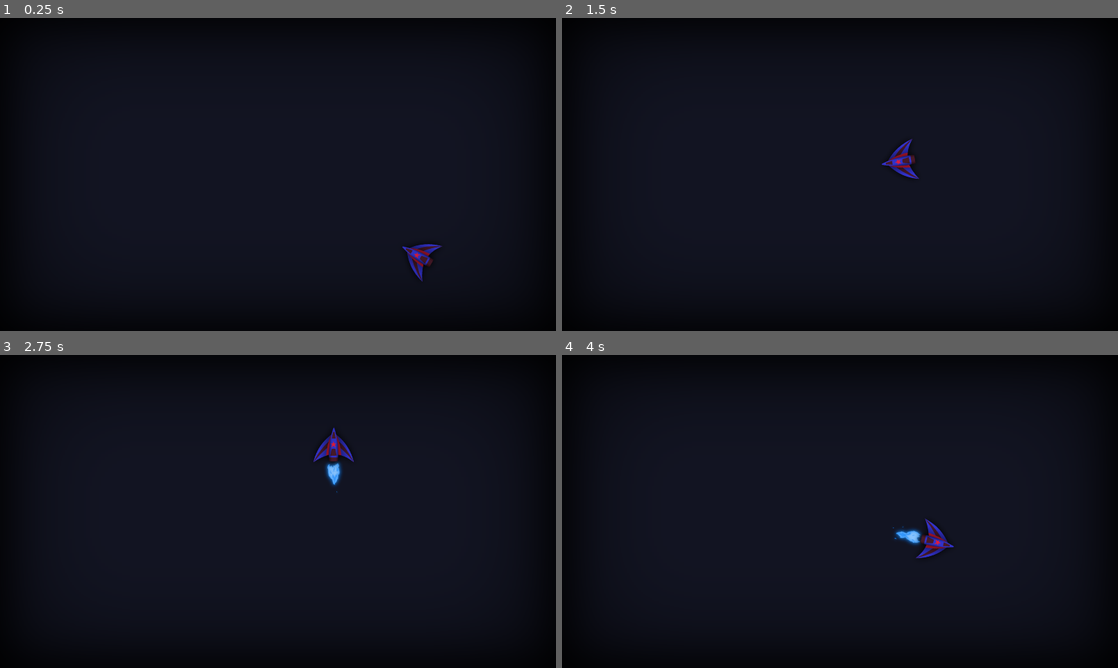
Above: before the commit, frames 1-4 (two rows, left to right).
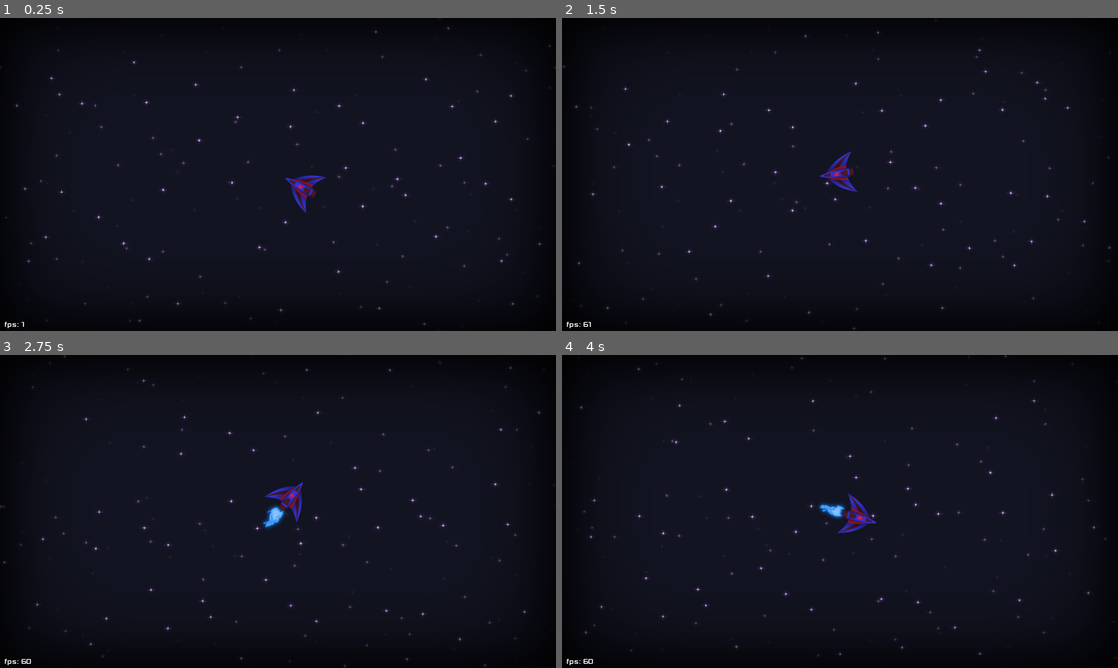
Above: after the commit, the same moments.

Repository: Najim-SD/Moon-Guardian
Game: Godot game, scene res://Scenes/Level.tscn
Same seed, same stepped clock (60 frames per second), same inputs: the game is played once before the commit and once after it.
Inputs (mouse positions are in pixels of both pictures, inside the frame that each line leads up to):
- Up to frame 1 (0.25 s): no input
- Up to frame 2 (1.5 s): move the mouse to (962, 158) at 0.52 s; press the mouse at (962, 158) at 0.53 s; move the mouse to (728, 190) at 1.27 s; release the mouse at (728, 190) at 1.28 s; click (728, 190) at 1.35 s
- Up to frame 3 (2.75 s): move the mouse to (333, 442) at 2.02 s; press the mouse at (333, 442) at 2.03 s
- Up to frame 4 (4 s): move the mouse to (812, 574) at 2.77 s; release the mouse at (812, 574) at 2.78 s; click (812, 574) at 2.85 s; move the mouse to (1006, 558) at 3.52 s; press the mouse at (1006, 558) at 3.53 s

The runs differ from the first frame. In frame 1, 1.2% of the frame differs, in the area x 0-100%, y 2-100%; in frame 2, 1.2%; in frame 3, 1.6%; in frame 4, 1.6%, in the area x 0-98%, y 0-100%.

Commit message:
Add stars parallax

Diff:
--- /dev/null
+++ b/Scenes/FPS_Label.tscn
@@ -0,0 +1,22 @@
+[gd_scene load_steps=4 format=2]
+
+[ext_resource path="res://Scripts/FPS.gd" type="Script" id=1]
+[ext_resource path="res://Art/Fonts/Xolonium-Regular.ttf" type="DynamicFontData" id=2]
+
+[sub_resource type="DynamicFont" id=1]
+font_data = ExtResource( 2 )
+
+[node name="FPS" type="Label"]
+anchor_top = 1.0
+anchor_bottom = 1.0
+margin_left = 10.0
+margin_top = -25.0
+margin_right = 59.0
+margin_bottom = -5.0
+custom_fonts/font = SubResource( 1 )
+text = "fps: 60"
+align = 1
+script = ExtResource( 1 )
+__meta__ = {
+"_edit_use_anchors_": false
+}
--- a/Scenes/Level.tscn
+++ b/Scenes/Level.tscn
@@ -1,12 +1,20 @@
-[gd_scene load_steps=3 format=2]
+[gd_scene load_steps=4 format=2]
 
 [ext_resource path="res://Scenes/Spaceship.tscn" type="PackedScene" id=1]
 [ext_resource path="res://Scenes/MultiCam.tscn" type="PackedScene" id=2]
+[ext_resource path="res://Scenes/Parallax.tscn" type="PackedScene" id=3]
 
 [node name="Level" type="Node2D"]
+
+[node name="Parallax" parent="." instance=ExtResource( 3 )]
 
 [node name="Spaceship" parent="." instance=ExtResource( 1 )]
 position = Vector2( 633.525, 371.621 )
 
 [node name="MultiCam" parent="." instance=ExtResource( 2 )]
+smoothing_speed = 10.0
+drag_margin_left = 0.0
+drag_margin_top = 0.0
+drag_margin_right = 0.0
+drag_margin_bottom = 0.0
 targets = [ "Spaceship" ]
--- a/Scenes/MultiCam.tscn
+++ b/Scenes/MultiCam.tscn
@@ -1,7 +1,8 @@
-[gd_scene load_steps=3 format=2]
+[gd_scene load_steps=4 format=2]
 
 [ext_resource path="res://Scripts/Camera2D.gd" type="Script" id=1]
 [ext_resource path="res://Art/Fx/ScreenFX.png" type="Texture" id=2]
+[ext_resource path="res://Scenes/FPS_Label.tscn" type="PackedScene" id=3]
 
 [node name="MultiCam" type="Camera2D"]
 current = true
@@ -33,3 +34,5 @@
 "_edit_lock_": true,
 "_edit_use_anchors_": false
 }
+
+[node name="FPS" parent="HUD" instance=ExtResource( 3 )]
--- /dev/null
+++ b/Scenes/Parallax.tscn
@@ -0,0 +1,47 @@
+[gd_scene load_steps=2 format=2]
+
+[ext_resource path="res://Art/BG/BG01.png" type="Texture" id=1]
+
+[node name="Parallax" type="Node2D"]
+__meta__ = {
+"_edit_lock_": true
+}
+
+[node name="ParallaxBackground" type="ParallaxBackground" parent="."]
+layer = -2
+scroll_ignore_camera_zoom = true
+
+[node name="BG" type="ParallaxLayer" parent="ParallaxBackground"]
+modulate = Color( 1, 1, 1, 0.0784314 )
+motion_scale = Vector2( 0.1, 0.1 )
+motion_mirroring = Vector2( 1280, 720 )
+
+[node name="Stars" type="Sprite" parent="ParallaxBackground/BG"]
+texture = ExtResource( 1 )
+centered = false
+
+[node name="ParallaxBackground2" type="ParallaxBackground" parent="."]
+layer = -2
+scroll_ignore_camera_zoom = true
+
+[node name="BG" type="ParallaxLayer" parent="ParallaxBackground2"]
+modulate = Color( 1, 1, 1, 0.352941 )
+motion_scale = Vector2( 0.4, 0.4 )
+motion_mirroring = Vector2( 1280, 720 )
+
+[node name="Stars" type="Sprite" parent="ParallaxBackground2/BG"]
+texture = ExtResource( 1 )
+centered = false
+
+[node name="ParallaxBackground3" type="ParallaxBackground" parent="."]
+layer = -2
+scroll_ignore_camera_zoom = true
+
+[node name="BG" type="ParallaxLayer" parent="ParallaxBackground3"]
+modulate = Color( 1, 1, 1, 0.792157 )
+motion_scale = Vector2( 0.8, 0.8 )
+motion_mirroring = Vector2( 1280, 720 )
+
+[node name="Stars" type="Sprite" parent="ParallaxBackground3/BG"]
+texture = ExtResource( 1 )
+centered = false
--- a/Scenes/Spaceship.tscn
+++ b/Scenes/Spaceship.tscn
@@ -34,7 +34,7 @@
 rotation = 1.5708
 frames = SubResource( 1 )
 animation = "JetFlame"
-frame = 8
+frame = 12
 playing = true
 
 [node name="Spaceship" type="Sprite" parent="."]
--- /dev/null
+++ b/Scripts/FPS.gd
@@ -0,0 +1,16 @@
+extends Label
+
+
+# Declare member variables here. Examples:
+# var a = 2
+# var b = "text"
+
+
+# Called when the node enters the scene tree for the first time.
+func _ready():
+	pass
+
+
+# Called every frame. 'delta' is the elapsed time since the previous frame.
+func _process(delta):
+	text = "fps: " + str(Engine.get_frames_per_second())
--- a/Scripts/Spaceship.gd
+++ b/Scripts/Spaceship.gd
@@ -18,6 +18,7 @@
 # Called every frame. 'delta' is the elapsed time since the previous frame.
 func _physics_process(delta):
 	direction = (get_global_mouse_position() - global_position).normalized()
+
 	velocity = direction * speed
 	look_at(get_global_mouse_position())
 	if Input.is_action_pressed("move"):
@@ -25,5 +26,4 @@
 		get_node("JetFlame").show()
 	else:
 		get_node("JetFlame").hide()
-	#velocity = move_and_slide(velocity, Vector2.UP)
 	pass	#_Physics Process
--- /dev/null
+++ b/Shaders/fog.shader
@@ -0,0 +1,58 @@
+shader_type canvas_item;
+
+uniform vec3 clr = vec3(1.0, 1.0, 1.0);
+uniform int octaves = 3;
+
+float rand(vec2 coord){
+	return fract(sin(dot(coord, vec2(56.0,87.0)) * 1000.0) * 1000.0);
+}
+
+float noise(vec2 coord){
+	vec2 i = floor(coord);
+	vec2 f = fract(coord);
+
+	float a = rand(i);
+	float b = rand(i + vec2(1.0, 0.0));
+	float c = rand(i + vec2(0.0, 1.0));
+	float d = rand(i + vec2(1.0, 1.0));
+
+	vec2 cubicF = f * f * (3.0 - 2.0 * f);
+	vec2 linearF = f;
+
+	vec2 method = cubicF;
+
+	float value = mix(a , b, method.x) + (c - a) * method.y * (1.0 - method.x) + (d - b) * method.x * method.y;
+	return value;
+}
+
+//fractal brownian motion
+float fbm(vec2 coord){
+	float value = 0.0;
+	float scale = 0.5;
+
+	for(int i = 0; i < octaves; i++){
+		value += noise(coord) * scale;
+		coord *= 2.0;
+		scale *= 0.5;
+	}
+	return value;
+}
+
+vec2 rotateVec2(vec2 v, float theta){
+	vec2 nv = vec2(v.x * cos(theta) - v.y * sin(theta),
+					v.x * sin(theta) + v.y * cos(theta));
+	return nv;
+}
+
+void fragment(){
+	vec2 coord = UV * 10.0;
+	vec2 direction = vec2(TIME*0.1, TIME*0.2);
+	//float t = floor(TIME);
+	direction = rotateVec2(direction, TIME / 1500.0);
+	vec2 motion = vec2(fbm(coord + direction));
+	float final = fbm((coord + TIME*0.02) + motion * 2.0);
+
+	vec4 og = texture(TEXTURE, UV);
+	vec4 fclr = vec4(clr, final * 0.1);
+	COLOR = fclr;
+}
Binary file added: Art/BG/BG01.png
Not shown, added: Art/BG/BG01.png.import
Binary file added: Art/Fonts/Xolonium-Regular.ttf
Binary file changed: Art/Spaceship.png
